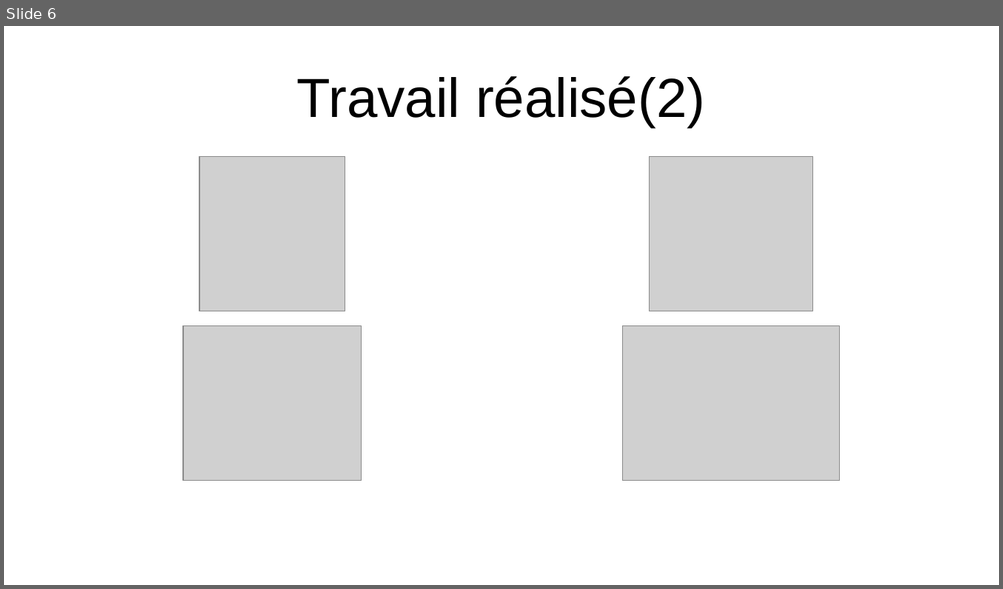
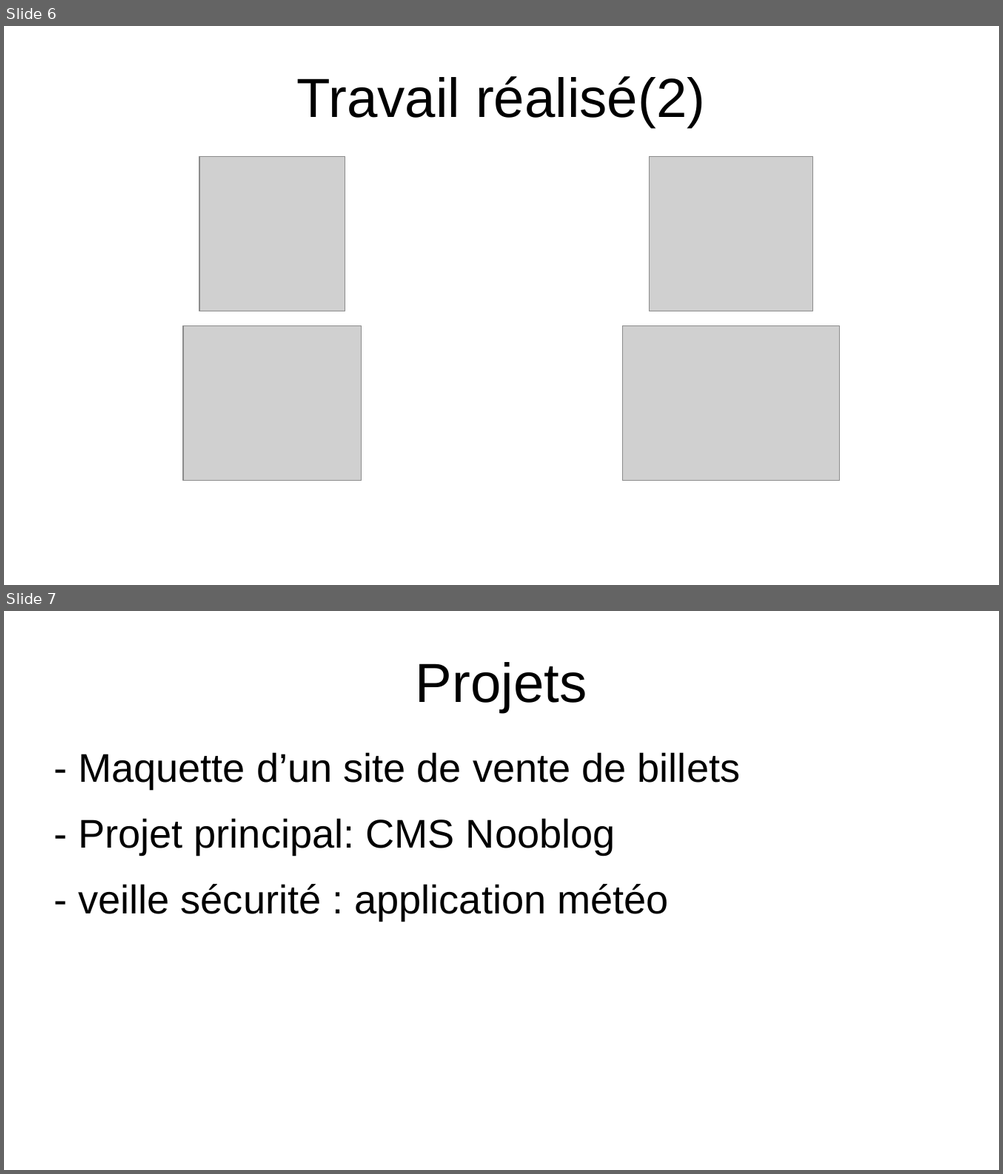
Before and after one commit to feihachim/afpa-dossiers-exam, a slide deck: Presentation-projet.odp. Shown one above the other, each under a label of ours: slide 6 before the commit, slides 6 and 7 after it. The pictures are 1003x589 and 1003x1174 pixels, drawn with LibreOffice and Linux fonts; fonts in the diff are those of the drawing; grey boxes stand for pictures. Boxes give left, top, right and bottom in pixels: in the first picture for what was removed or moved away, otherwise in the second. Text is boxed around its words. In the diff, an @@ line names an element or a change of style, - is before the commit and + after.

Commit message:
maquette part done

```diff
--- a/Presentation-projet.odp
+++ b/Presentation-projet.odp
@@ slide 7 added at (4, 611, 999, 1170), background #FFFFFF @@
@@ title added at (415, 662, 587, 712), 44 pt, text #000000 @@
+Projets
@@ text added at (78, 752, 740, 920), 32 pt, text #000000 @@
+- Maquette d’un site de vente de billets
+- Projet principal: CMS Nooblog
+- veille sécurité : application météo
```
Also in this commit, not shown: 1 slide changed, 1 other slide added, 1 other file.
